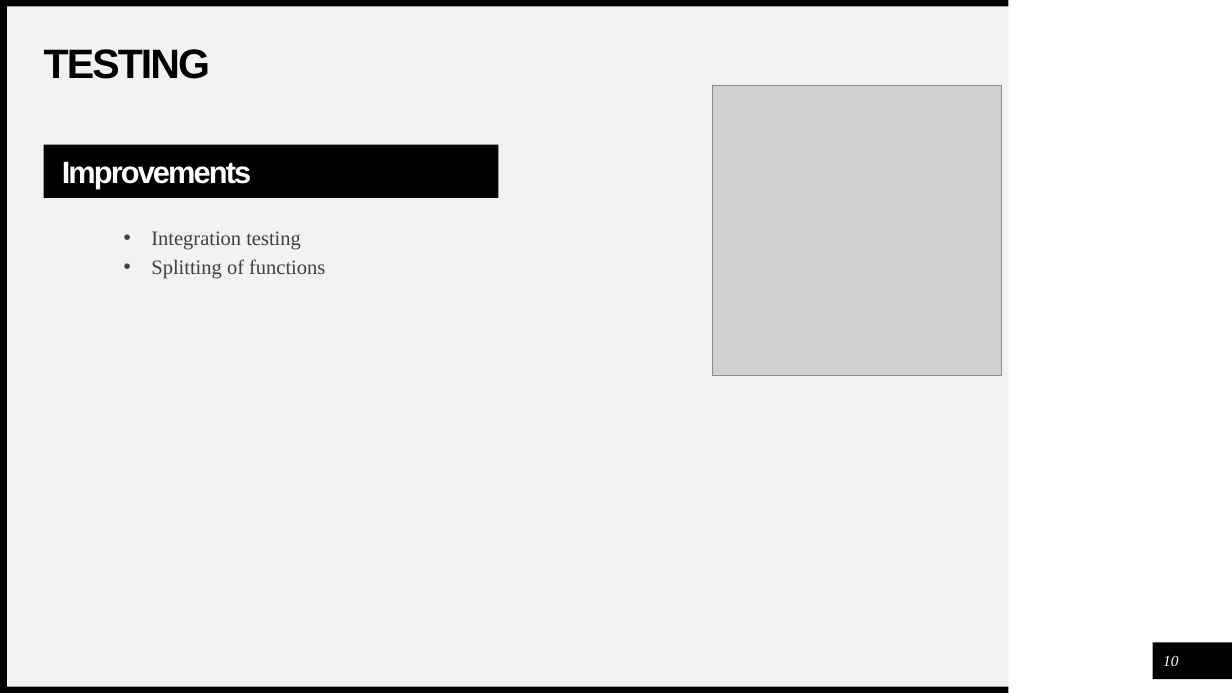
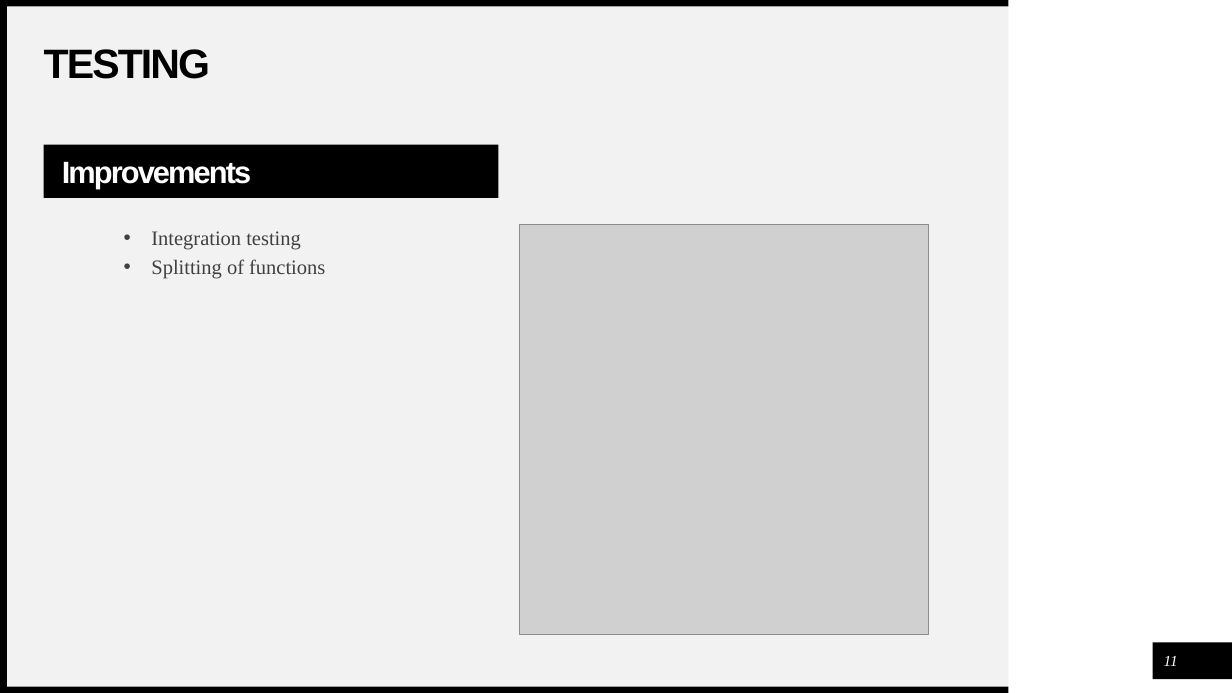
Before and after one commit to devops-cohort/piers, a slide deck: slide 11 of Images/Card_GamePresentation.pptx (slide 10 before the commit). Drawn at 1232x693 pixels with LibreOffice and Linux fonts; fonts in the diff are those of the drawing; grey boxes stand for pictures. Boxes give left, top, right and bottom in pixels: in the first picture for what was removed or moved away, otherwise in the second. Text is boxed around its words. In the diff, an @@ line names an element or a change of style, - is before the commit and + after.

```diff
--- a/Images/Card_GamePresentation.pptx
+++ b/Images/Card_GamePresentation.pptx
@@ picture: place and size @@
-picture at (713, 85, 1002, 375)
+picture at (519, 225, 929, 635)
@@ page number at (1164, 656, 1178, 666): text changed @@
-10
+11
```
Also in this commit, not shown: 1 slide added.
